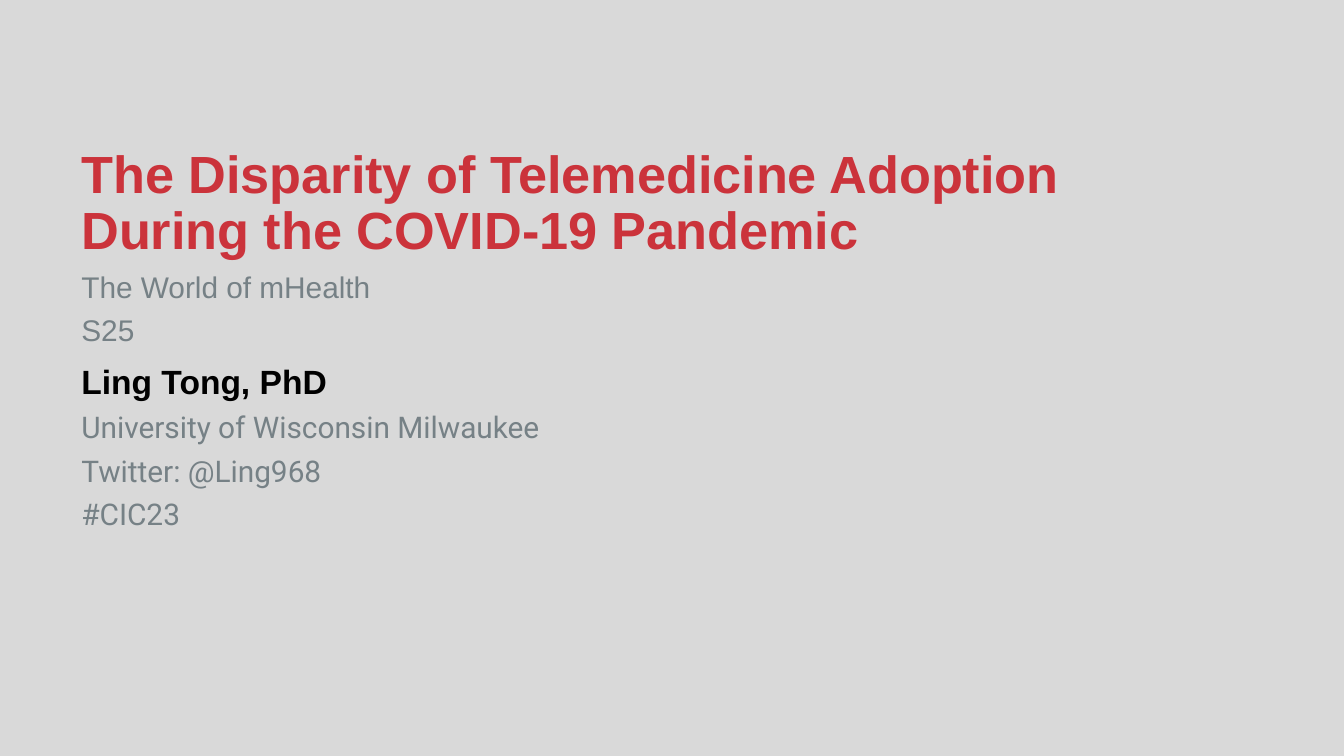
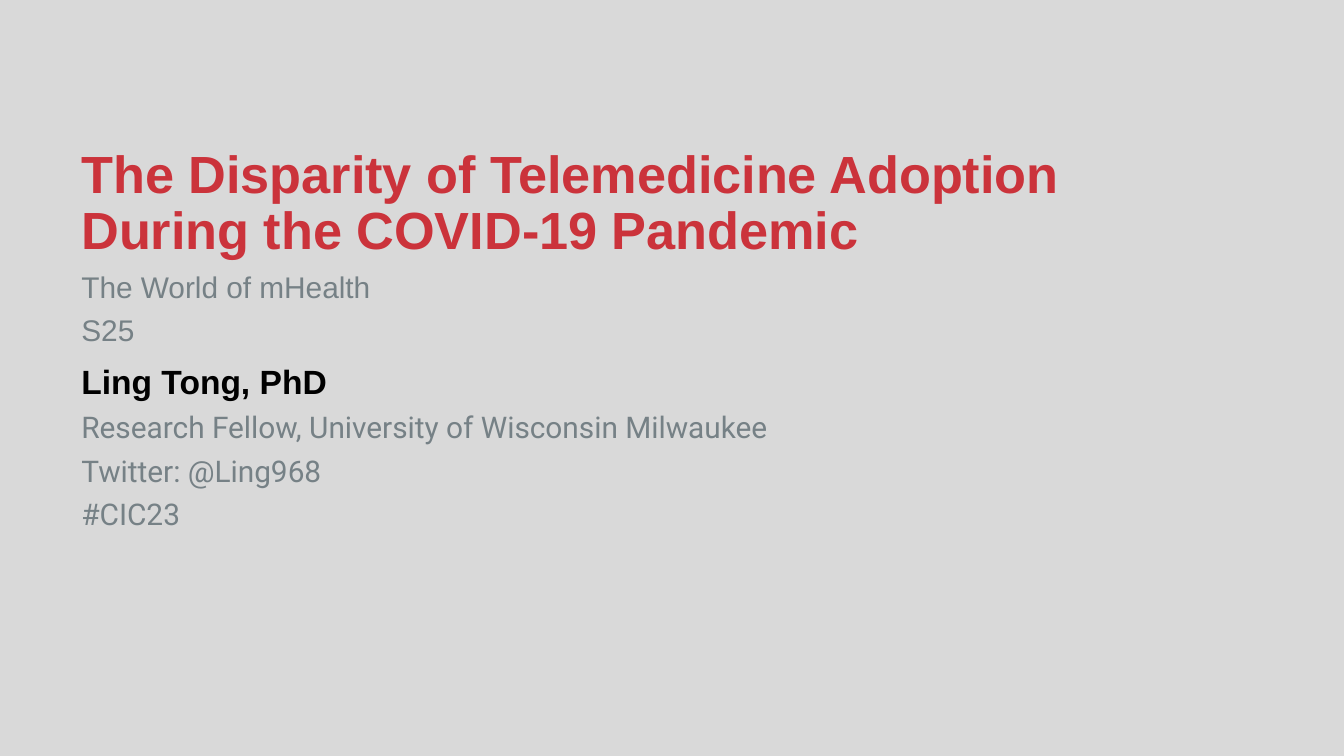
Before and after one commit to TongLing/tongling.github.io, a slide deck: slide 1 of assets/pdf/cic-telemedicine.pptx. Drawn at 1344x756 pixels with LibreOffice and Linux fonts; fonts in the diff are those of the drawing; background and template pictures are left out. Boxes give left, top, right and bottom in pixels: in the first picture for what was removed or moved away, otherwise in the second. Text is boxed around its words. In the diff, an @@ line names an element or a change of style, - is before the commit and + after.

```diff
--- a/assets/pdf/cic-telemedicine.pptx
+++ b/assets/pdf/cic-telemedicine.pptx
@@ subtitle at <box>81,415,767,444</box>: text changed @@
-  University of Wisconsin Milwaukee
+  Research Fellow, University of Wisconsin Milwaukee
```
Also in this commit, not shown: 15 other slides changed, 1 slide added, 1 other file.
